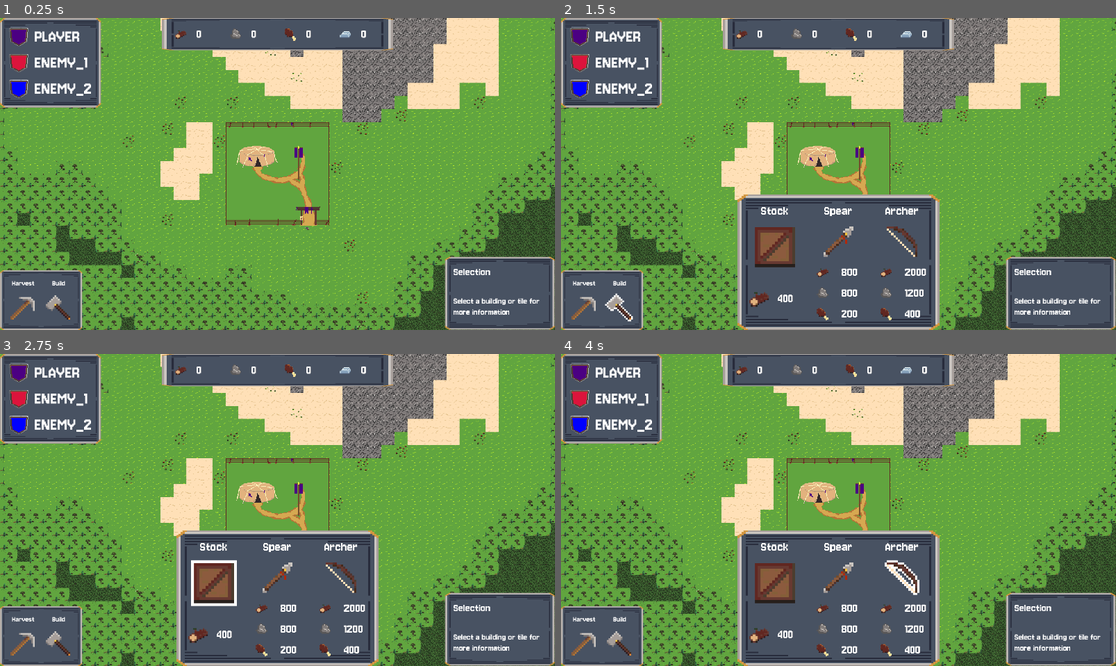
Above: before the commit, frames 1-4 (two rows, left to right).
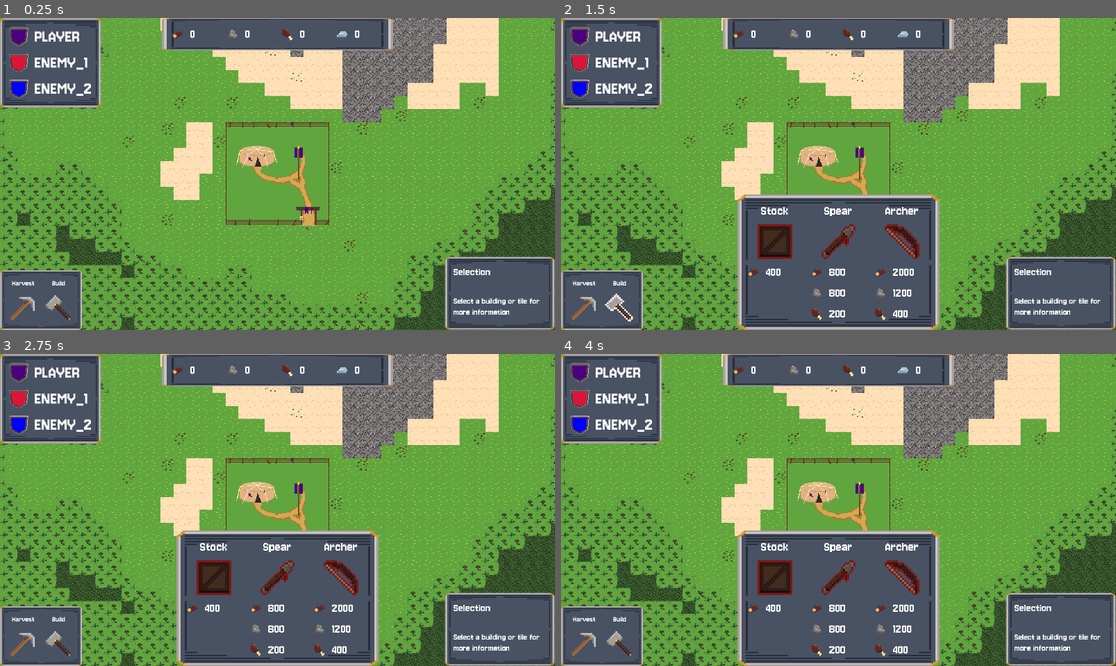
Above: after the commit, the same moments.

Repository: tom-con/erosion-prototype-2
Game: Godot game, scene res://Main.tscn
Two runs of this game, one before a commit and one after it. Both use one fixed random seed, a clock stepped at 60 frames per second and the inputs below.
Inputs (mouse positions are in pixels of both pictures, inside the frame that each line leads up to):
- Up to frame 1 (0.25 s): no input
- Up to frame 2 (1.5 s): click (583, 308) at 0.5 s; click (622, 308) at 1.25 s
- Up to frame 3 (2.75 s): click (216, 581) at 2.02 s
- Up to frame 4 (4 s): click (838, 578) at 2.77 s; click (899, 578) at 3.52 s

The runs differ from the first frame. In frame 1, 0.3% of the frame differs, in the area x 31-66%, y 3-8%; in frame 2, 2.9%; in frame 3, 3.1%, in the area x 31-66%, y 3-97%; in frame 4, 2.9%.
Error before the commit: Invalid call. Nonexistent function ' (Callable)'. (res://scenes/ui/panels/context_panel.gd:183)

Commit message:
Adds logic for purchasing workers, improves UI updates

Diff:
--- a/Main.tscn
+++ b/Main.tscn
@@ -34,5 +34,6 @@
 
 [node name="RtsCamera" parent="." instance=ExtResource("2_uu6xs")]
 position = Vector2(960, 539)
+zoom_step = 0.5
 
 [node name="SelectionHighlight" parent="." instance=ExtResource("8_trn2v")]
--- a/autoload/game.gd
+++ b/autoload/game.gd
@@ -1,6 +1,7 @@
 extends Node
 
 signal player_resources_changed(resources: Dictionary)
+signal player_costs_changed()
 
 var time_elapsed: float = 0.0
 var _rng: RandomNumberGenerator = RandomNumberGenerator.new()
@@ -56,9 +57,9 @@
 			"resources": INITIAL_RESOURCES.duplicate(),
 			"color": team_color,
 			"costs": {
-				"core": INITIAL_CORE_COSTS.duplicate(),
+				"core": INITIAL_CORE_COSTS.duplicate(true),
 				"structures": {
-					"base": INITIAL_STRUCTURE_UPGRADE_COSTS.duplicate()
+					"base": INITIAL_STRUCTURE_UPGRADE_COSTS.duplicate(true)
 				}
 			},
 			"purchased": {
@@ -110,3 +111,29 @@
 	if not teams.get(team_key, {}).get("costs", {}).get("structures", {}).get(structure_id, {}).get(upgrade_id):
 		return {}
 	return teams.get(team_key).get("costs").get("structures").get(structure_id).get(upgrade_id)
+
+func can_afford_core_for_team(team_key: String, id: String) -> bool:
+	if not teams.get(team_key):
+		return false
+	var resource_pool: Dictionary = get_resource_pool_for_team_id(team_key)
+	var cost: Dictionary = get_core_cost_for_team(team_key, id)
+
+	for r in cost.keys():
+		if resource_pool.get(r) < cost.get(r):
+			return false
+	return true
+
+func purchase_core_for_team(team_key: String, id: String) -> bool:
+	if not can_afford_core_for_team(team_key, id):
+		return false
+
+	var resource_pool: Dictionary = get_resource_pool_for_team_id(team_key)
+	var cost: Dictionary = get_core_cost_for_team(team_key, id)
+
+	for r in cost.keys():
+		resource_pool[r] = resource_pool[r] - cost.get(r)
+		cost[r] = cost[r] + 100
+
+	emit_signal("player_costs_changed")
+	emit_signal("player_resources_changed", resource_pool)
+	return true
--- a/main.gd
+++ b/main.gd
@@ -59,6 +59,7 @@
 		_focus_camera_on_player_base()
 	context_panel.mark_tiles_for_harvest.connect(_mark_tiles_for_harvest)
 	context_panel.unmark_tiles_for_harvest.connect(_unmark_tiles_for_harvest)
+	context_panel.worker_purchased.connect(_spawn_worker)
 
 
 func _input(event: InputEvent) -> void:
@@ -315,7 +316,7 @@
 	var node_info: Dictionary = terrain_map.get_resource_node_info(tile)
 	info_panel.show_tile_info(type_name, passable, speed, tile, harvestable, marked, health, max_health, node_info)
 	if harvestable:
-		context_panel.set_context(context_panel.HARVESTING_CONTEXT, true)
+		context_panel.set_context(context_panel.HARVESTING_CONTEXT, "", true)
 	_selected_tile = tile
 	_selected_tiles = [tile]
 	_reset_tile_refresh()
@@ -388,7 +389,7 @@
 	if info_panel:
 		info_panel.show_tiles_info(tiles.size(), harvestable_count, marked_count, markable_count, tiles[0])
 	if harvestable_count > 0:
-		context_panel.set_context(context_panel.HARVESTING_CONTEXT, true)
+		context_panel.set_context(context_panel.HARVESTING_CONTEXT, "", true)
 	_reset_tile_refresh()
 
 func _count_harvestable(tiles: Array[Vector2i]) -> int:
@@ -443,7 +444,7 @@
 				var max_hp: int = int(max_hp_val) if max_hp_val != null else 0
 				info_panel.show_structure_info("Base", hp, max_hp, _owner_label(building))
 				if building.is_player:
-					context_panel.set_context(context_panel.BASE_CONTEXT)
+					context_panel.set_context(context_panel.BASE_CONTEXT, "base")
 			#elif building is SpearmanBarracks:
 				#var hp_val: Variant = building.get("health") if building.has_method("get") else 0
 				#var max_hp_val: Variant = building.get("max_health") if building.has_method("get") else 0
@@ -572,3 +573,13 @@
 func _unmark_tiles_for_harvest() -> void:
 	for tile in _selected_tiles:
 		terrain_map.unmark_tile_for_harvest(tile)
+
+func _spawn_worker(team_key: String) -> void:
+	var bases: Array = get_tree().get_nodes_in_group("bases")
+
+	for b in bases:
+		if not b is BaseBuilding:
+			print("Invalid Base detected, check bases group")
+			continue
+		if b.team_id == team_key:
+			b.spawn_worker()
--- a/scenes/automatons/worker.gd
+++ b/scenes/automatons/worker.gd
@@ -3,7 +3,7 @@
 
 @export var move_speed: float = 70.0
 @export var resource_arrive_distance: float = 10.0
-@export var deposit_distance: float = 10.0
+@export var deposit_distance: float = 5.0
 @export var gather_duration: float = 2.25
 @export var search_radius_tiles: int = 40
 @export var harvest_resources: PackedStringArray = PackedStringArray(["wood", "stone", "food", "iron"])
--- a/scenes/buildings/base/base.gd
+++ b/scenes/buildings/base/base.gd
@@ -78,6 +78,16 @@
 		_add_to_world(worker)
 		print("[Base] Spawned worker %d for %s at %s" % [index, team_id, str(worker.global_position)])
 
+func spawn_worker() -> void:
+	if _worker_scene == null:
+		print("[Base] %s no worker; skipping worker" % name)
+		return
+	var worker: Worker = _worker_scene.instantiate()
+	worker.global_position = $SpawnPoint.global_position
+	worker.configure_worker(self, team_id, team_color, is_player)
+	_add_to_world(worker)
+	print("[Base] Spawned worker for %s at %s" % [team_id, str(worker.global_position)])
+
 func _apply_team_color() -> void:
 	if _sprite and _sprite.material:
 		_sprite.material = _sprite.material.duplicate()
--- a/scenes/ui/elements/cost_label.tscn
+++ b/scenes/ui/elements/cost_label.tscn
@@ -4,25 +4,19 @@
 [ext_resource type="Script" uid="uid://ukfia2yegsgr" path="res://scenes/ui/elements/cost_label.gd" id="2_nkndc"]
 
 [node name="CostLabel" type="HBoxContainer"]
-anchors_preset = 8
+anchors_preset = 5
 anchor_left = 0.5
-anchor_top = 0.5
 anchor_right = 0.5
-anchor_bottom = 0.5
-offset_left = -48.0
-offset_top = -10.0
-offset_right = 52.0
-offset_bottom = 24.0
+offset_left = -50.0
+offset_right = 50.0
+offset_bottom = 34.0
 grow_horizontal = 2
-grow_vertical = 2
 size_flags_horizontal = 3
-size_flags_vertical = 3
 theme = ExtResource("1_s8yan")
 script = ExtResource("2_nkndc")
 
 [node name="TextureRect" type="TextureRect" parent="."]
 layout_mode = 2
-size_flags_horizontal = 3
 stretch_mode = 5
 
 [node name="Label" type="Label" parent="."]
--- a/scenes/ui/panels/context_panel.gd
+++ b/scenes/ui/panels/context_panel.gd
@@ -3,6 +3,7 @@
 
 signal mark_tiles_for_harvest()
 signal unmark_tiles_for_harvest()
+signal worker_purchased(team_key: String)
 
 var _cost_label_scene: PackedScene = preload("res://scenes/ui/elements/cost_label.tscn")
 
@@ -43,6 +44,7 @@
 		"cost_type": "core",
 		"icon": {
 			"base": "stockpile_icon",
+			"disabled": "stockpile_disabled_icon",
 			"hover": "stockpile_highlight_icon"
 		},
 		"press_signal": ""
@@ -54,6 +56,7 @@
 		"cost_type": "core",
 		"icon": {
 			"base": "spear_icon",
+			"disabled": "spear_disabled_icon",
 			"hover": "spear_highlight_icon"
 		},
 		"press_signal": ""
@@ -65,6 +68,7 @@
 		"cost_type": "core",
 		"icon": {
 			"base": "bow_icon",
+			"disabled": "bow_disabled_icon",
 			"hover": "bow_highlight_icon"
 		},
 		"press_signal": ""
@@ -79,9 +83,10 @@
 		"cost_type": "core",
 		"icon": {
 			"base": "worker_icon",
+			"disabled": "worker_disabled_icon",
 			"hover": "worker_highlight_icon"
 		},
-		"press_signal": ""
+		"press_signal": Callable(self, "_try_core_purchase").bind("worker")
 	},
 	{
 		"id": "spawn_rate",
@@ -90,18 +95,35 @@
 		"cost_type": "structure",
 		"icon": {
 			"base": "spawn_rate_icon",
+			"disabled": "spawn_rate_disabled_icon",
 			"hover": "spawn_rate_highlight_icon"
 		}
 	}
 ]
 
+var spear_actions: Array[Dictionary] = [
+		{
+		"id": "spawn_rate",
+		"label": "Spawn Rate",
+		"description": "Increase the rate at which Spearmen spawn",
+		"cost_type": "structure",
+		"icon": {
+			"base": "spawn_rate_icon",
+			"hover": "spawn_rate_highlight_icon"
+		}
+	}
+]
+
 var last_action: String = NULL_CONTEXT
 
 var _entries_cache: Dictionary = {}
 var _current_entries: Dictionary = {}
+var _current_structure_id: String = ""
 
 func _ready() -> void:
 	_clear_entries()
+	_game.player_costs_changed.connect(_refresh_entries_cost)
+	_game.player_resources_changed.connect(_refresh_entries_cost)
 
 func _mark_selected_for_harvest() -> void:
 	emit_signal("mark_tiles_for_harvest")
@@ -109,12 +131,25 @@
 func _unmark_selected_for_harvest() -> void:
 	emit_signal("unmark_tiles_for_harvest")
 
-
-func set_context(context: String, force_open: bool = false) -> void:
+func _try_core_purchase(id: String) -> void:
+	var purchased: bool = _game.purchase_core_for_team("player", id)
+
+	if not purchased:
+		return
+
+	match id:
+		"worker":
+			emit_signal("worker_purchased", "player")
+
+
+func set_context(context: String, structure_id: String = "", force_open: bool = false) -> void:
 	if (not force_open and last_action == context) or context == NULL_CONTEXT:
 		hide()
 		last_action = NULL_CONTEXT
-		return
+		_current_structure_id = ""
+		return
+	if structure_id != "":
+		_current_structure_id = structure_id
 	show()
 	var entries: Array[Dictionary] = []
 	match context:
@@ -156,6 +191,31 @@
 		return {}
 	return _game.get_structure_upgrade_cost_for_team("player", structure_id, id)
 
+func _refresh_entries_cost(_player_resources: Dictionary = {}) -> void:
+	if last_action == HARVESTING_CONTEXT:
+		return
+	if not _current_entries.size() > 0:
+		return
+
+	for e in _current_entries.keys():
+		var entry: Dictionary = _current_entries.get(e)
+		if not entry.get("definition").has("cost_type"):
+			continue
+
+		var cost_type: String = entry.get("definition").get("cost_type")
+		var cost_id: String = entry.get("definition").get("id")
+		var cost_info: Dictionary = _game.get_core_cost_for_team("player", cost_id) if cost_type == "core" else _game.get_structure_upgrade_cost_for_team("player", _current_structure_id, cost_id)
+		var can_afford: bool = _game.can_afford_core_for_team("player", cost_id) if cost_type == "core" else false
+		var button: TextureButton = entry.get("button_node") if entry.has("button_node") else entry.get("button").get_node_or_null("TextureButton")
+		if button:
+			button.disabled = not can_afford
+		print(entry.get("button").get_children())
+		_update_cost_labels(entry.get("button").get_node("CostContainer"), cost_info)
+
+
+
+
+
 
 func _add_entry(definition: Dictionary) -> Dictionary:
 	var container: VBoxContainer = VBoxContainer.new()
@@ -165,18 +225,22 @@
 	container.size_flags_vertical = Control.SIZE_EXPAND_FILL
 
 	var tex_butt: TextureButton = TextureButton.new()
+	tex_butt.name = "TextureButton"
 	tex_butt.custom_minimum_size = Vector2(120, 120)
 	tex_butt.size_flags_horizontal = Control.SIZE_EXPAND_FILL
-	tex_butt.size_flags_vertical = Control.SIZE_EXPAND_FILL
 	tex_butt.stretch_mode = TextureButton.STRETCH_KEEP_ASPECT_CENTERED
 	tex_butt.focus_mode = Control.FOCUS_NONE
 	tex_butt.tooltip_text = definition.get("description", "")
 
 	var icon_base: Texture2D = ImageLibrary.get_icon(definition.get("icon").get("base"))
 	var icon_hover: Texture2D = ImageLibrary.get_icon(definition.get("icon").get("hover"))
-
 	tex_butt.texture_normal = icon_base
 	tex_butt.texture_hover = icon_hover
+
+	if definition.get("icon").has("disabled"):
+		var icon_disabled: Texture2D = ImageLibrary.get_icon(definition.get("icon").get("disabled"))
+		tex_butt.texture_disabled = icon_disabled
+
 
 	if definition.has("press_signal"):
 		tex_butt.pressed.connect(func() -> void:
@@ -194,23 +258,40 @@
 	container.add_child(tex_butt)
 
 	if definition.has("cost_type"):
+		var cost_container: VBoxContainer = VBoxContainer.new()
+		cost_container.name = "CostContainer"
+		cost_container.size_flags_horizontal = Control.SIZE_EXPAND_FILL
+		cost_container.size_flags_vertical = Control.SIZE_EXPAND_FILL
+		cost_container.set_anchors_preset(Control.PRESET_CENTER_TOP)
+		container.add_child(cost_container)
 		var cost_id: String = definition.get("id")
 		var cost_type: String = definition.get("cost_type")
-		var cost_info: Dictionary = _game.get_core_cost_for_team("player", cost_id) if cost_type == "core" else _game.get_structure_upgrade_cost_for_team("player", "base", cost_id)
-		for ci in cost_info.keys():
-			var amount = cost_info.get(ci)
-			var cost_label: CostLabel = _cost_label_scene.instantiate()
-			container.add_child(cost_label)
-			cost_label.type = ci
-			cost_label.amount = amount
-			cost_label.label_size = "medium"
+		var cost_info: Dictionary = _game.get_core_cost_for_team("player", cost_id) if cost_type == "core" else _game.get_structure_upgrade_cost_for_team("player", _current_structure_id, cost_id)
+		_update_cost_labels(cost_container, cost_info)
+		var can_afford: bool = _game.can_afford_core_for_team("player", cost_id) if cost_type == "core" else false
+		tex_butt.disabled = not can_afford
 
 	_entries_cache[definition.get("id")] = {
 		"button": container,
+		"button_node": tex_butt,
 		"definition": definition
 	}
 
 	return {
 		"button": container,
+		"button_node": tex_butt,
 		"definition": definition
 	}
+
+func _update_cost_labels(cost_container: VBoxContainer, cost_info: Dictionary) -> void:
+	for ci in cost_info.keys():
+		var existing_cost_label: Variant = cost_container.get_node_or_null(ci)
+		if existing_cost_label:
+			existing_cost_label.update_cost(cost_info[ci])
+		else:
+			var new_cost_label: CostLabel = _cost_label_scene.instantiate()
+			new_cost_label.name = ci
+			cost_container.add_child(new_cost_label)
+			new_cost_label.type = ci
+			new_cost_label.amount = cost_info[ci]
+			new_cost_label.label_size = "medium"
Binary file added: assets/icons/bow_disabled_icon.png
Not shown, added: assets/icons/bow_disabled_icon.png.import
Binary file added: assets/icons/spawn_rate_disabled_icon.png
Not shown, added: assets/icons/spawn_rate_disabled_icon.png.import
Binary file added: assets/icons/spear_disabled_icon.png
Not shown, added: assets/icons/spear_disabled_icon.png.import
Binary file added: assets/icons/stockpile_disabled_icon.png
Not shown, added: assets/icons/stockpile_disabled_icon.png.import
Binary file added: assets/icons/worker_disabled_icon.png
Not shown, added: assets/icons/worker_disabled_icon.png.import
